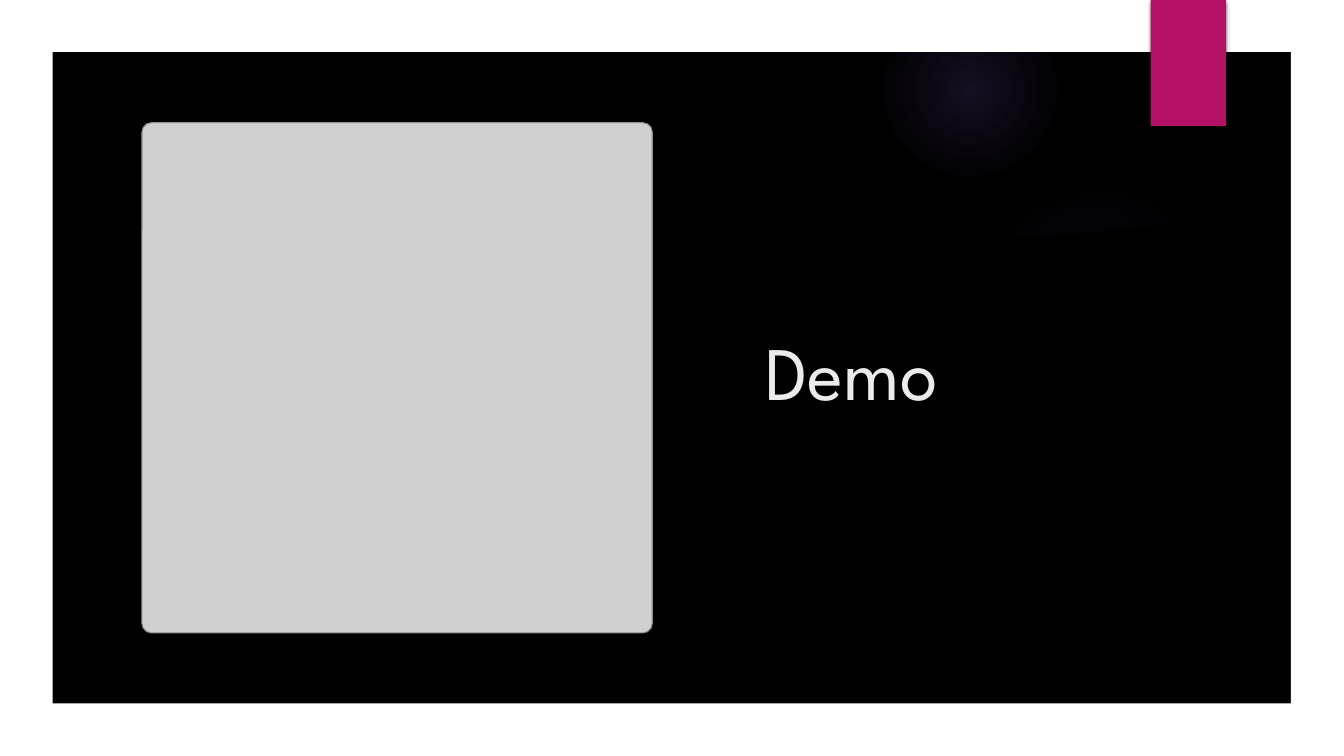
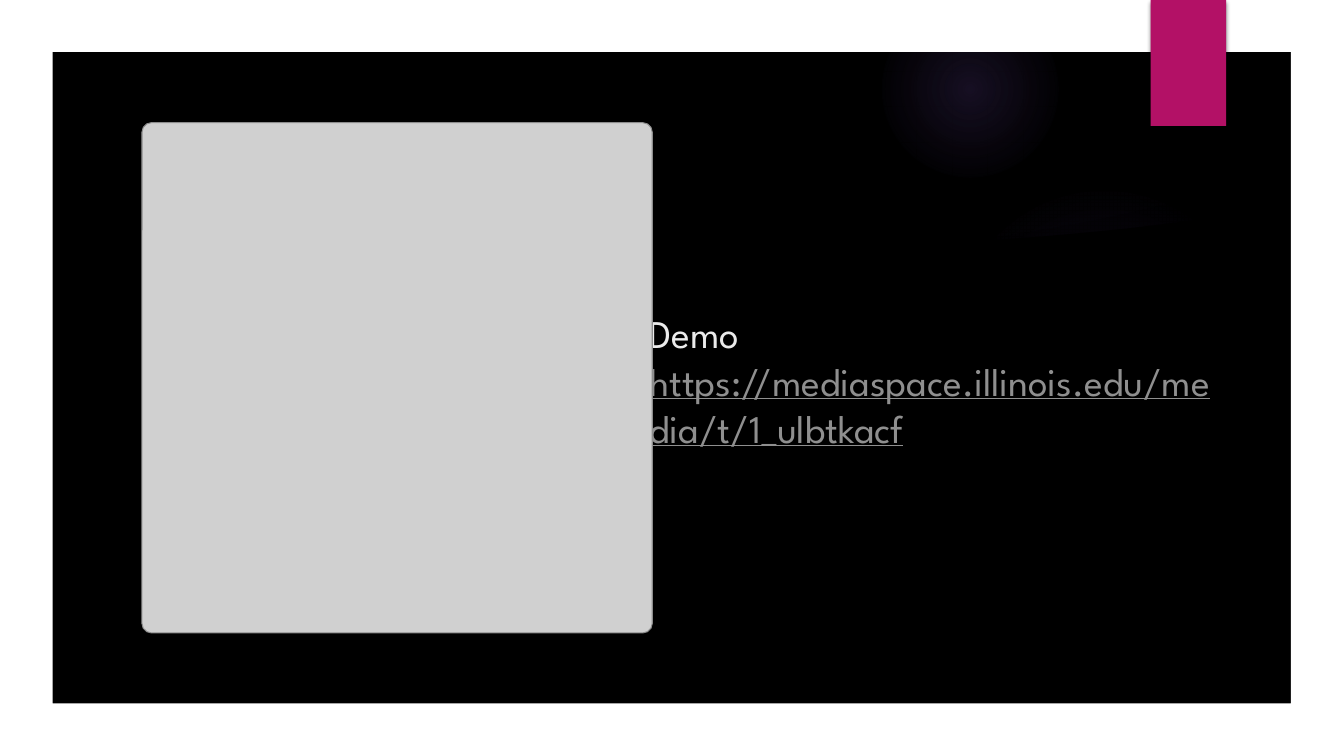
Before and after one commit to hyadav-x/cs410-groupx, a slide deck: slide 11 of CS410 - Text Information Systems - Final presentation.pptx. Drawn at 1344x756 pixels with LibreOffice and Linux fonts; fonts in the diff are those of the drawing; grey boxes stand for pictures; background and template pictures are left out. Boxes give left, top, right and bottom in pixels: in the first picture for what was removed or moved away, otherwise in the second. Text is boxed around its words. In the diff, an @@ line names an element or a change of style, - is before the commit and + after.

```diff
--- a/CS410 - Text Information Systems - Final presentation.pptx
+++ b/CS410 - Text Information Systems - Final presentation.pptx
@@ title at [649,309,1209,455]: text changed; size 54 to 28 pt; text colour #EBEBEB to #8F8F8F @@
-Demo
+Demo https://mediaspace.illinois.edu/media/t/1_ulbtkacf
```
Also in this commit, not shown: 4 other slides changed, 1 slide added, 1 slide removed.
